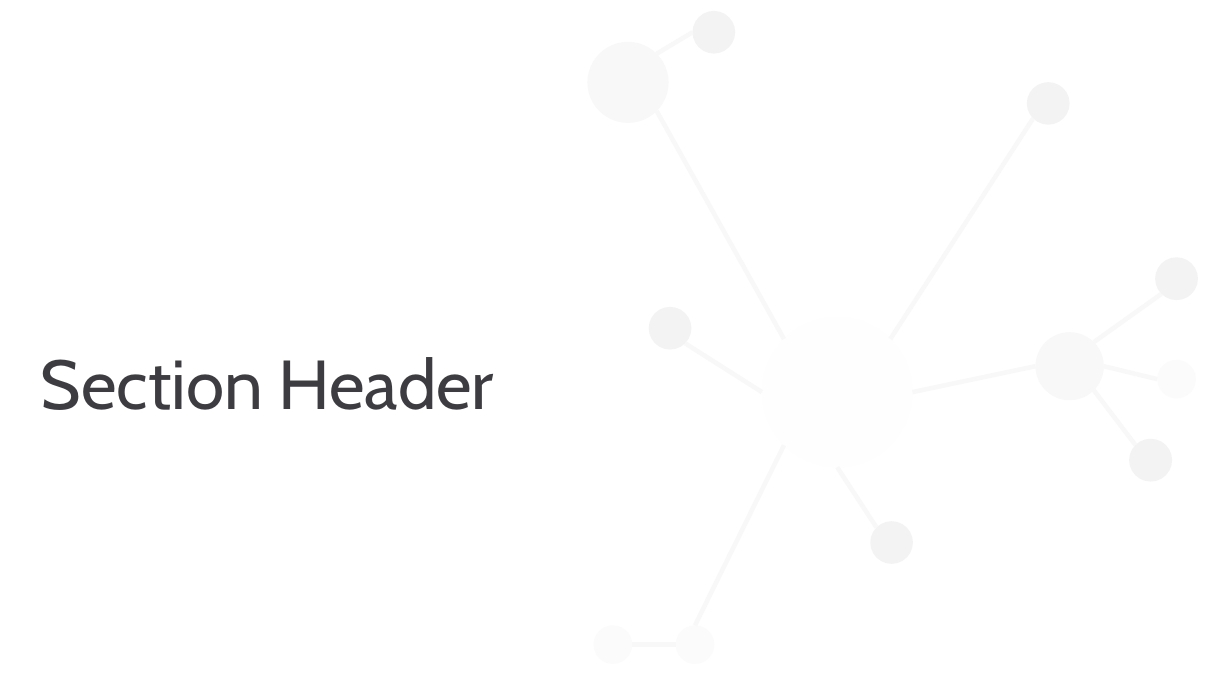
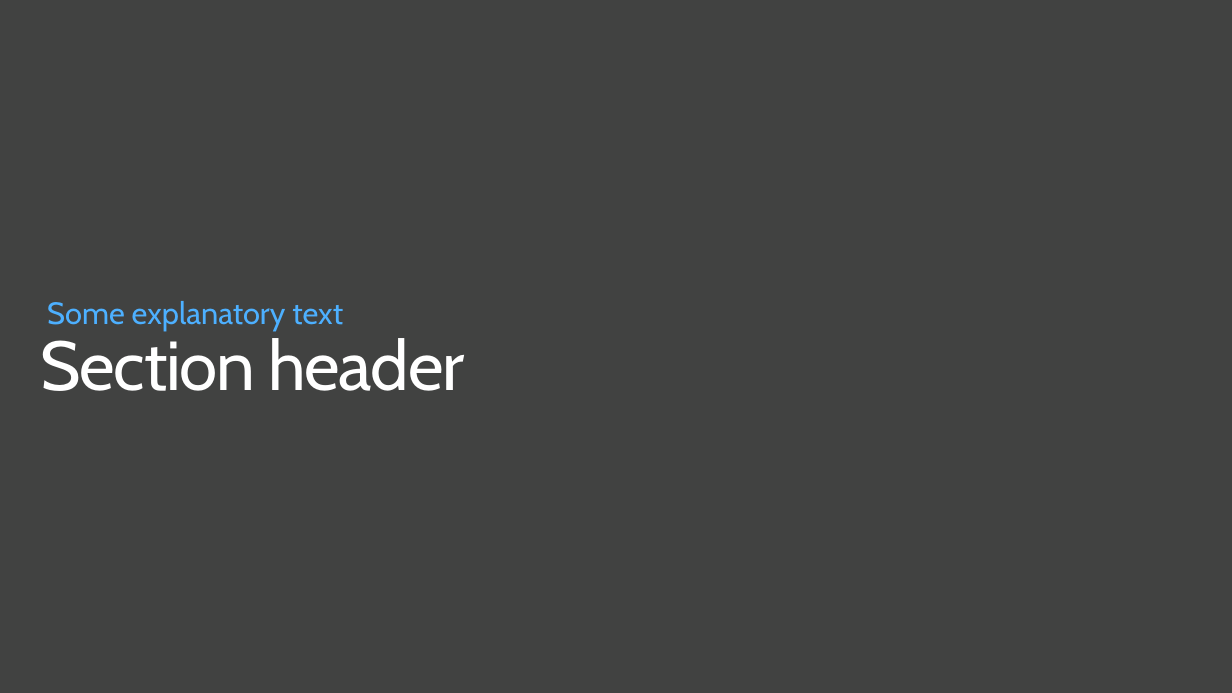
Before and after one commit to AzureTechCommunity/Lightning-Talks, a slide deck: slide 3 of .assets/template.pptx (slide 4 before the commit). Drawn at 1232x693 pixels with LibreOffice and Linux fonts; fonts in the diff are those of the drawing; background and template pictures are left out. Boxes give left, top, right and bottom in pixels: in the first picture for what was removed or moved away, otherwise in the second. Text is boxed around its words. In the diff, an @@ line names an element or a change of style, - is before the commit and + after.

```diff
--- a/.assets/template.pptx
+++ b/.assets/template.pptx
@@ background #FFFFFF to #414241 @@
@@ group removed at [588,11,1198,665]: 12 ellipses, 11 lines @@
@@ text added at [47,301,343,330], 24 pt, text #4DB0FF @@
+Some explanatory text
@@ title at [41,338,464,391]: text changed; text colour #3C3C41 to #FFFFFF @@
-Section Header
+Section header
```
Also in this commit, not shown: 6 slides added, 5 slides removed.
